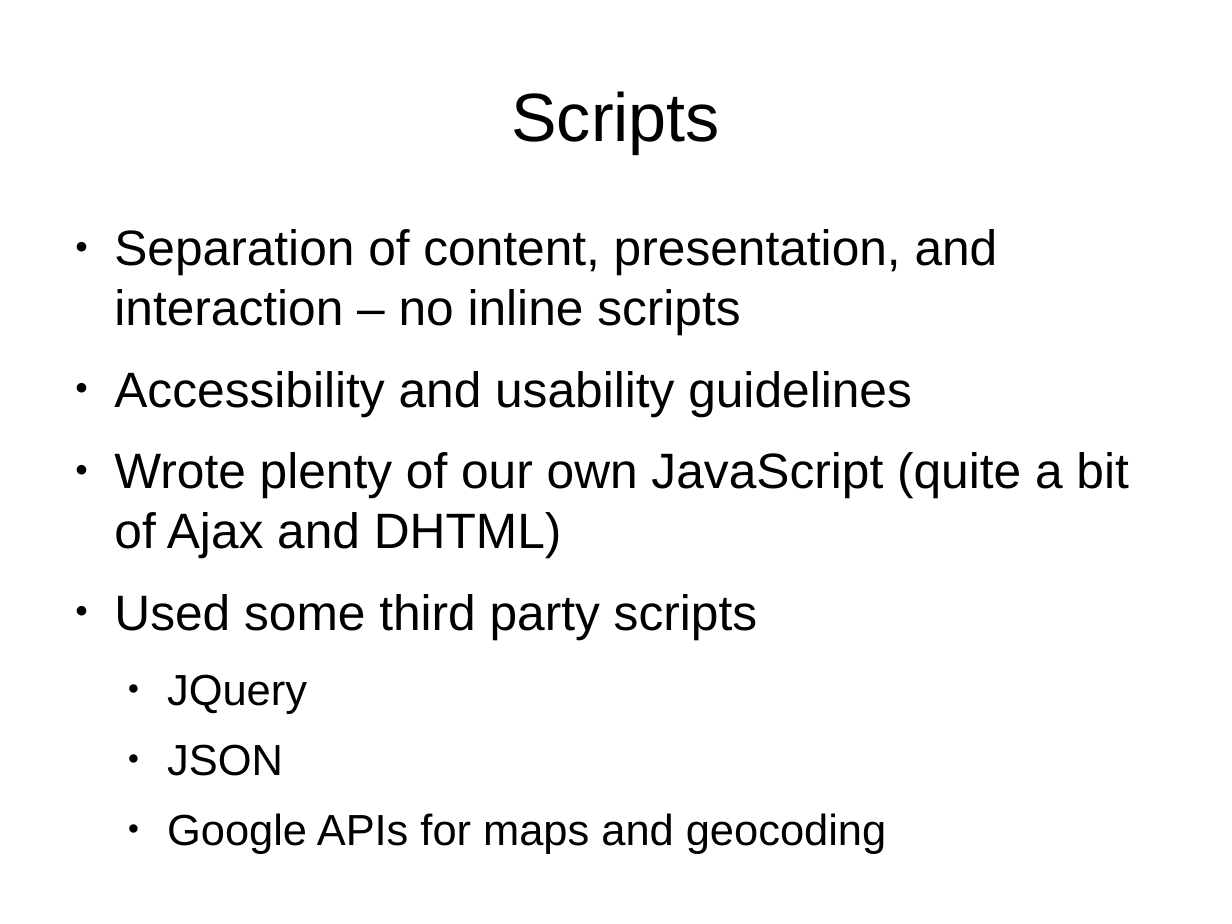
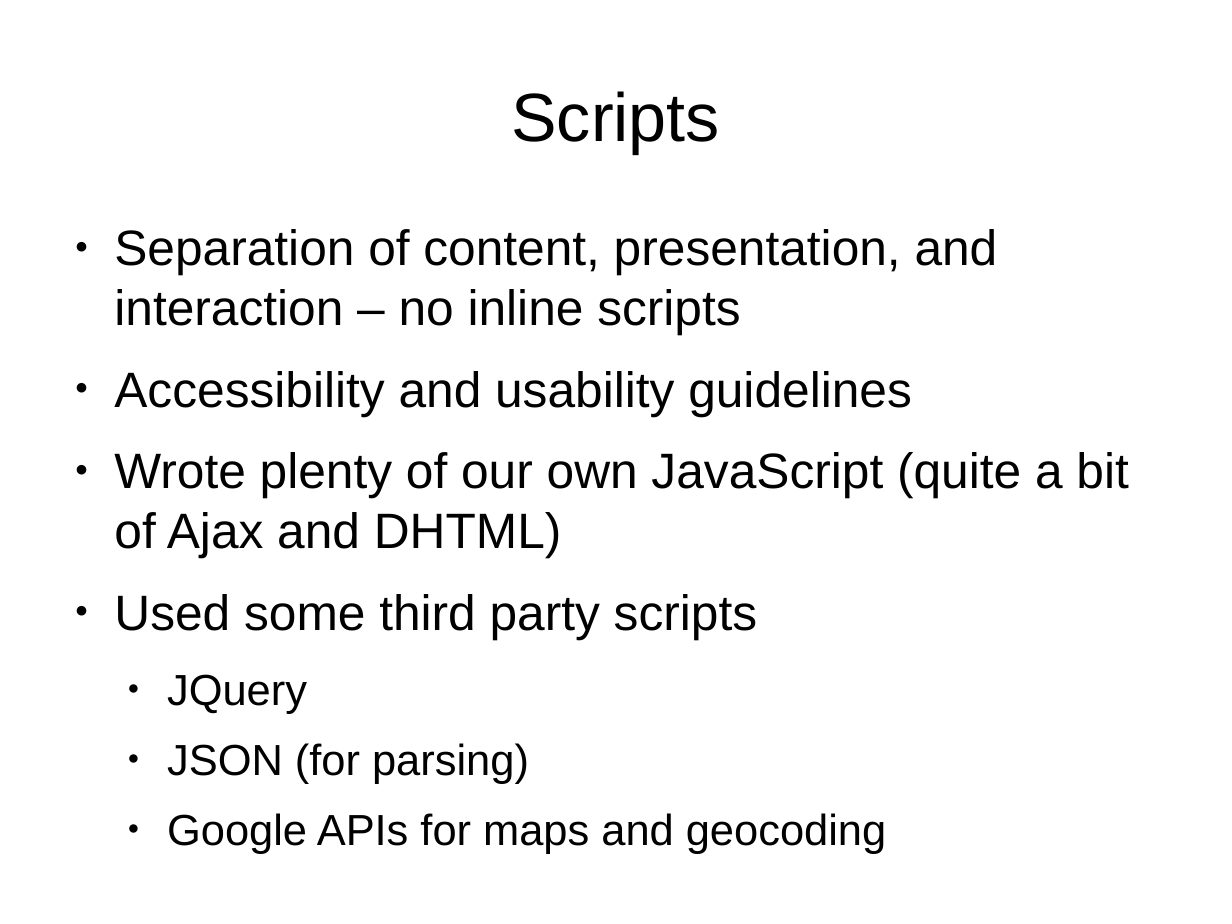
Before and after one commit to lmucs/playserengeti, a slide deck: slide 21 of serengeti/src/site/serengeti.odp (slide 14 before the commit). Drawn at 1232x924 pixels with LibreOffice and Linux fonts; fonts in the diff are those of the drawing. Boxes give left, top, right and bottom in pixels: in the first picture for what was removed or moved away, otherwise in the second. Text is boxed around its words. In the diff, an @@ line names an element or a change of style, - is before the commit and + after.

```diff
--- a/serengeti/src/site/serengeti.odp
+++ b/serengeti/src/site/serengeti.odp
@@ text at (x1=167, y1=743, x2=529, y2=784): text changed @@
-  ● JSON
+  ● JSON (for parsing)
```
Also in this commit, not shown: 4 other slides changed, 7 slides added, 1 slide removed.
